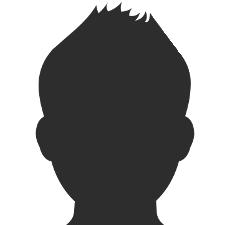
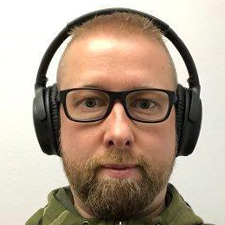
Layer changes from the first 225 × 225 image to the second:
added layer "Pasted Layer #2" above "Pasted Layer #1" over (x1=0, y1=0, x2=225, y2=225)
hid "Pasted Layer #1" over (x1=35, y1=2, x2=195, y2=225)
